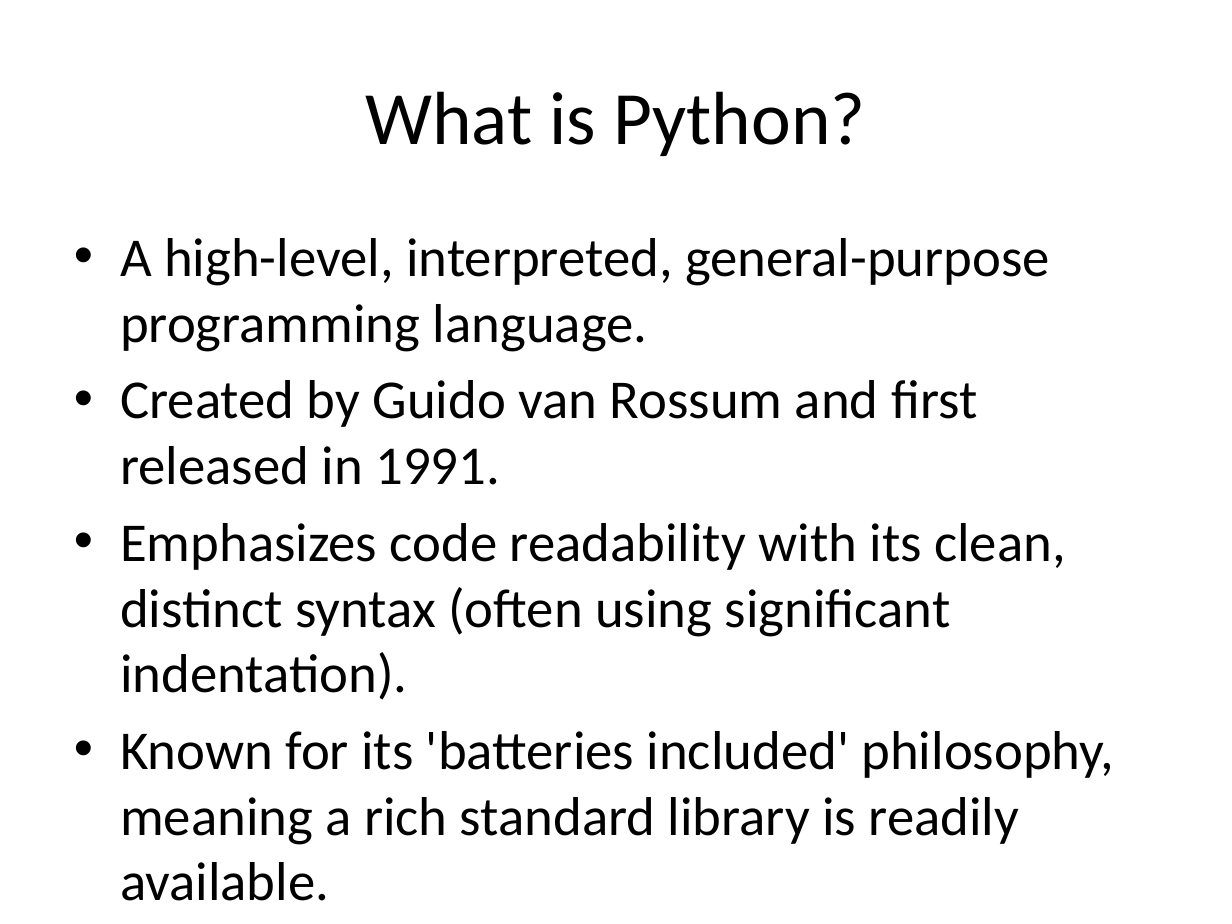
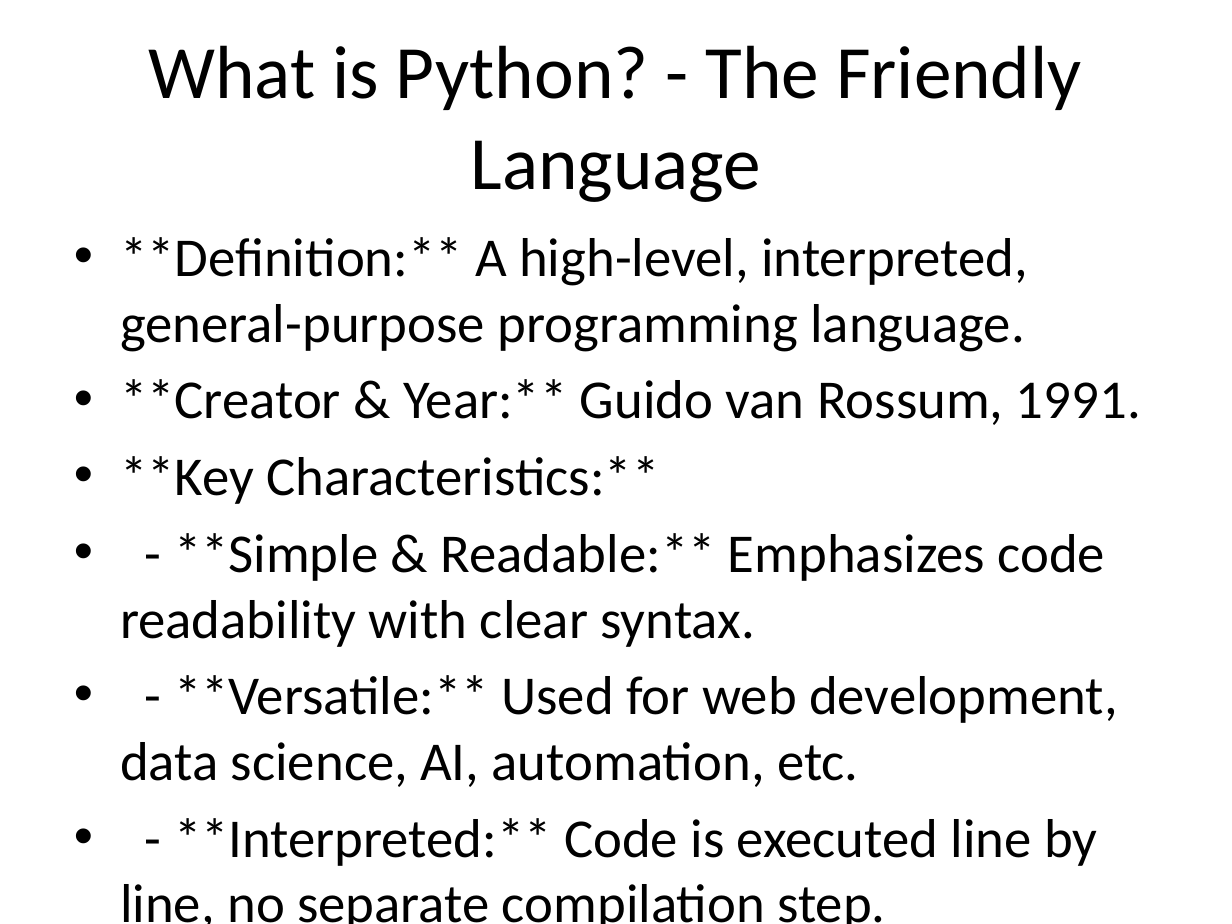
Before and after one commit to priyanshu-k712/NLC-Assignment, a slide deck: slide 2 of data/output.pptx. Drawn at 1232x924 pixels with LibreOffice and Linux fonts; fonts in the diff are those of the drawing. Boxes give left, top, right and bottom in pixels: in the first picture for what was removed or moved away, otherwise in the second. Text is boxed around its words. In the diff, an @@ line names an element or a change of style, - is before the commit and + after.

```diff
--- a/data/output.pptx
+++ b/data/output.pptx
@@ title at <box>148,45,1082,202</box>: text changed @@
-What is Python?
+What is Python? - The Friendly Language
@@ text at <box>120,237,1141,924</box>: text changed @@
-• A high-level, interpreted, general-purpose programming language.
-• Created by Guido van Rossum and first released in 1991.
-• Emphasizes code readability with its clean, distinct syntax (often using significant indentation).
-• Known for its 'batteries included' philosophy, meaning a rich standard library is readily available.
+• **Definition:** A high-level, interpreted, general-purpose programming language.
+• **Creator & Year:** Guido van Rossum, 1991.
+• **Key Characteristics:**
+• - **Simple & Readable:** Emphasizes code readability with clear syntax.
+• - **Versatile:** Used for web development, data science, AI, automation, etc.
+• - **Interpreted:** Code is executed line by line, no separate compilation step.
+• - **Object-Oriented:** Supports object-oriented programming paradigms.
+• - **Dynamically Typed:** Variable types are determined at runtime.
```
Also in this commit, not shown: 10 other slides changed, 6 slides added, 4 slides removed, 2 other files.
